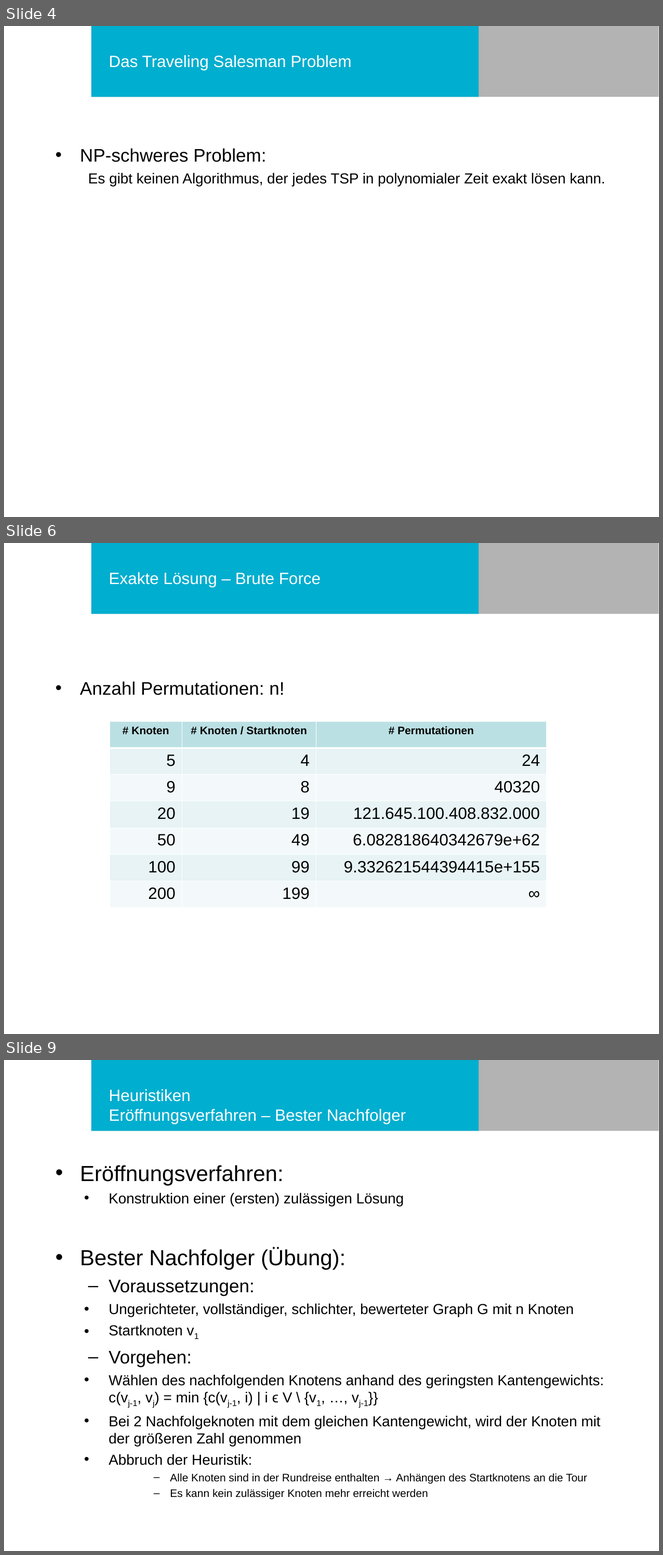
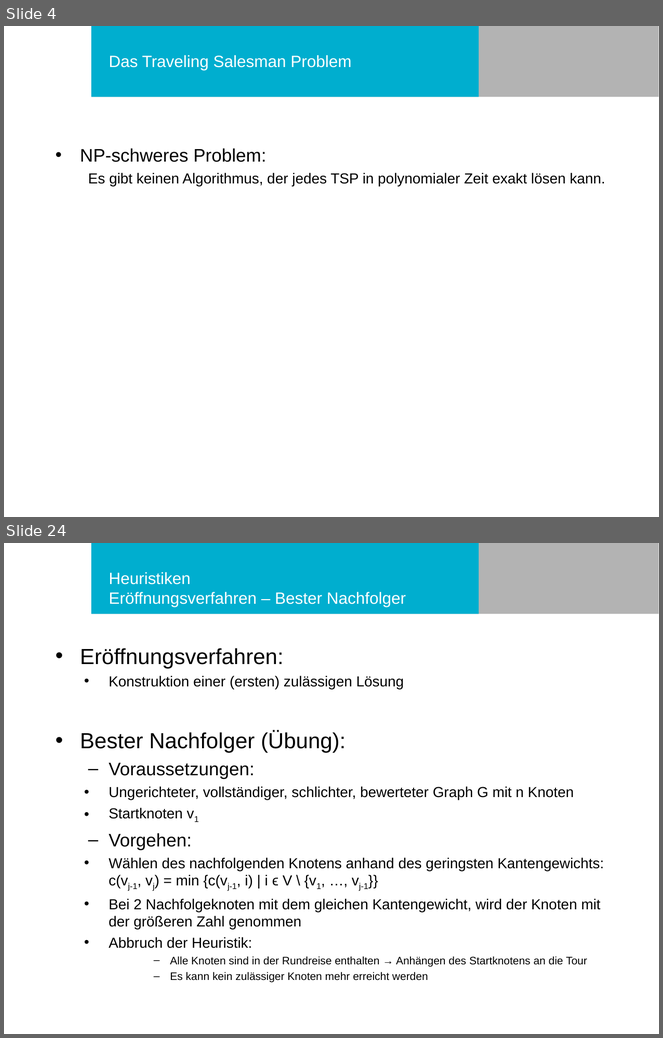
Before and after one commit to philurlaub/matlab2016, a slide deck: Präsentation.ppt. Shown one above the other, each under a label of ours: slides 4, 6 and 9 before the commit, slides 4 and 24 after it; the slides between them are not shown. The pictures are 663x1555 and 663x1038 pixels, drawn with LibreOffice and Linux fonts; fonts in the diff are those of the drawing; background and template pictures are left out. Boxes give left, top, right and bottom in pixels: in the first picture for what was removed or moved away, otherwise in the second. Text is boxed around its words. In the diff, an @@ line names an element or a change of style, - is before the commit and + after.

```diff
--- a/Präsentation.ppt
+++ b/Präsentation.ppt
@@ slide 6 removed at <box>4,543,659,1034</box>, background #FFFFFF; not listed: 2 template elements that a slide beside it also shows @@
@@ title removed at <box>109,572,321,587</box> @@
-Exakte Lösung – Brute Force
@@ text removed at <box>80,681,284,695</box> @@
-• Anzahl Permutationen: n!
@@ table removed at <box>110,722,546,908</box>, 7 rows, 3 columns @@
-# Knoten | # Knoten / Startknoten | # Permutationen
-5 | 4 | 24
-9 | 8 | 40320
-20 | 19 | 121.645.100.408.832.000
-50 | 49 | 6.082818640342679e+62
-100 | 99 | 9.332621544394415e+155
-200 | 199 | ∞
@@ what was slide 9 is now slide 24 @@
```
Also in this commit, not shown: 6 slides changed, 17 slides added, 1 other slide removed.
